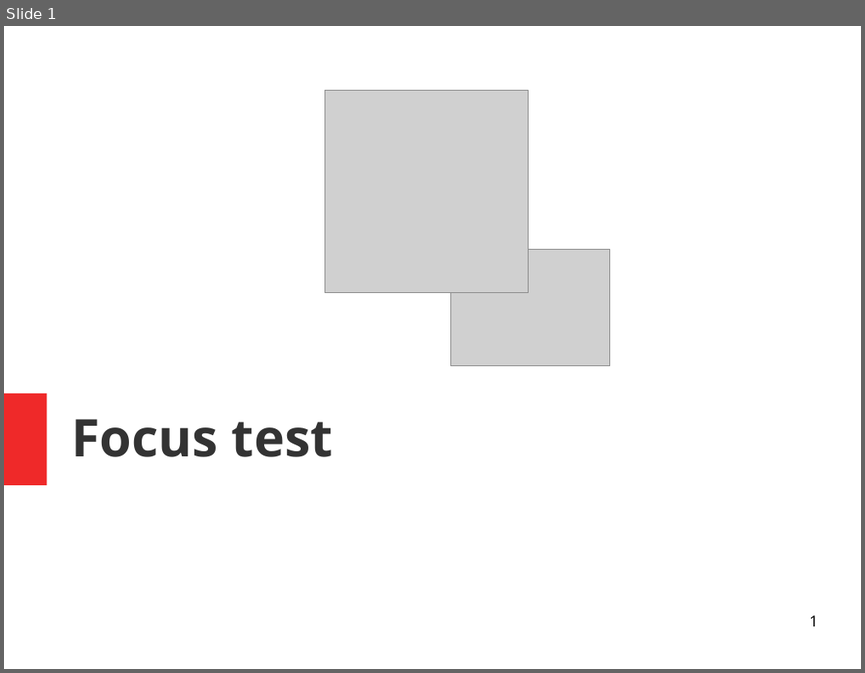
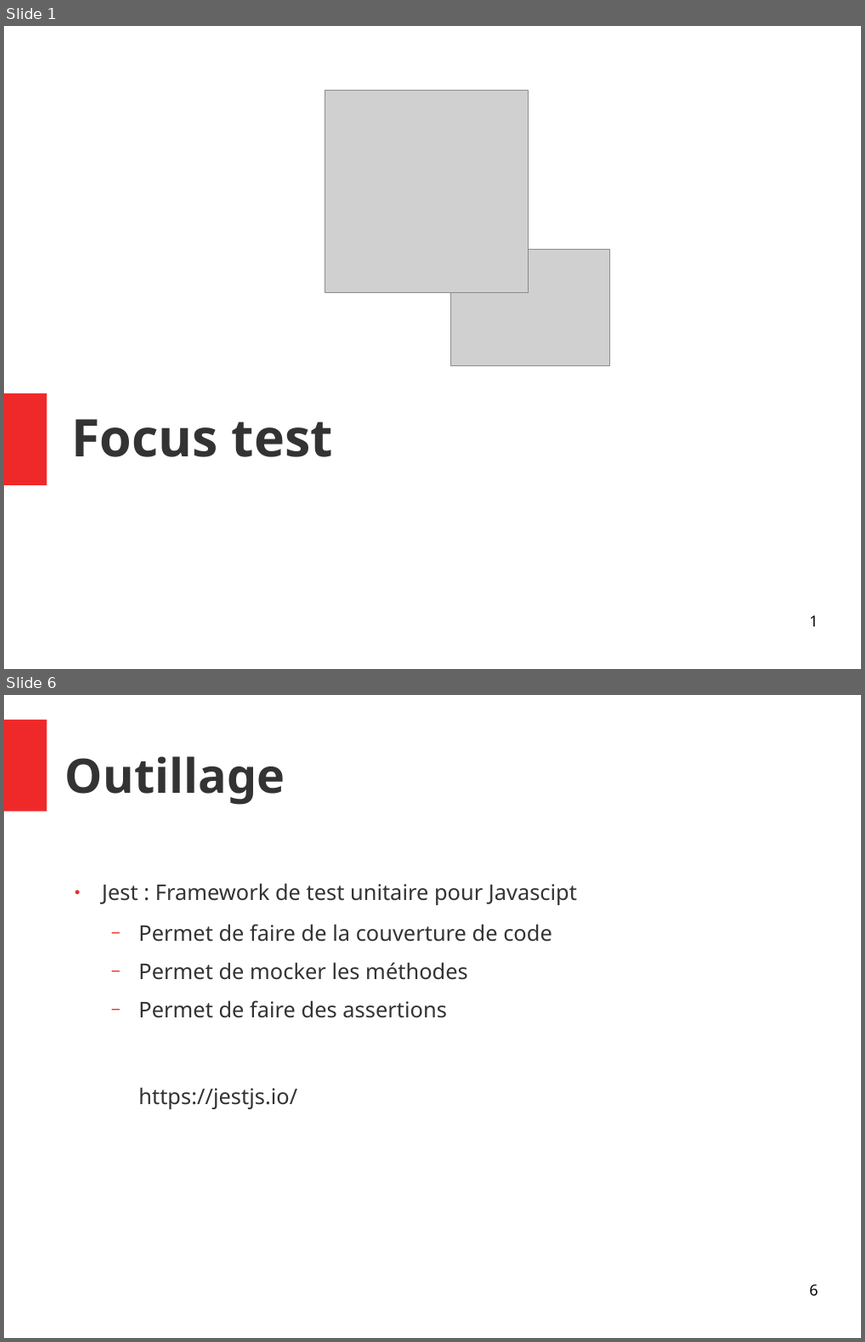
Before and after one commit to Yanoushka/angular-seed, a slide deck: docs/Focus test.odp. Shown one above the other, each under a label of ours: slide 1 before the commit, slides 1 and 6 after it; the slides between them are not shown. The pictures are 865x673 and 865x1342 pixels, drawn with LibreOffice and Linux fonts; fonts in the diff are those of the drawing; grey boxes stand for pictures. Boxes give left, top, right and bottom in pixels: in the first picture for what was removed or moved away, otherwise in the second. Text is boxed around its words. In the diff, an @@ line names an element or a change of style, - is before the commit and + after.

Commit message:
Complete Test Focus document

```diff
--- a/docs/Focus test.odp
+++ b/docs/Focus test.odp
@@ slide 6 added at [4,695,861,1338], background #FFFFFF @@
@@ rectangle added at [4,719,46,811], fill #EF2929 @@
@@ title added at [65,756,285,805], 44 pt, text #333333, bold @@
+Outillage
@@ text added at [102,883,577,1109], 20 pt, text #333333 @@
+● Jest : Framework de test unitaire pour Javascipt
+  − Permet de faire de la couverture de code
+  − Permet de mocker les méthodes
+  − Permet de faire des assertions
+  https://jestjs.io/
@@ page number added at [809,1284,817,1296], 14 pt, text #000000 @@
+6
```
Also in this commit, not shown: 16 other slides added, 4 slides removed.
